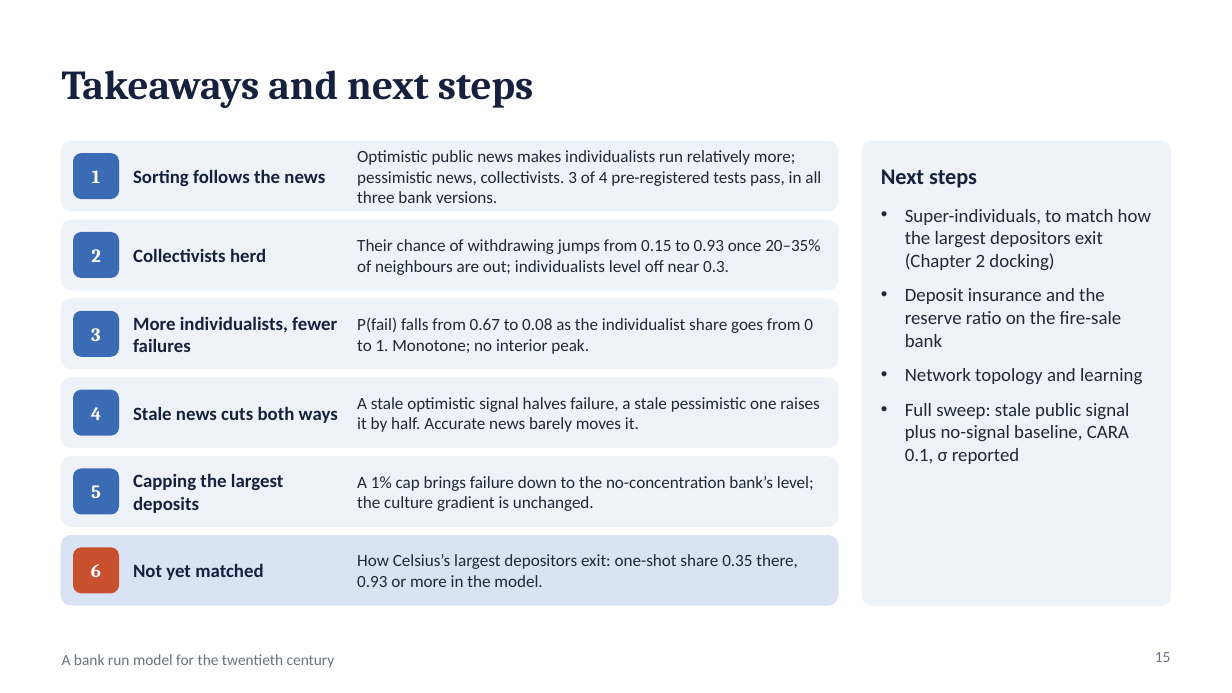
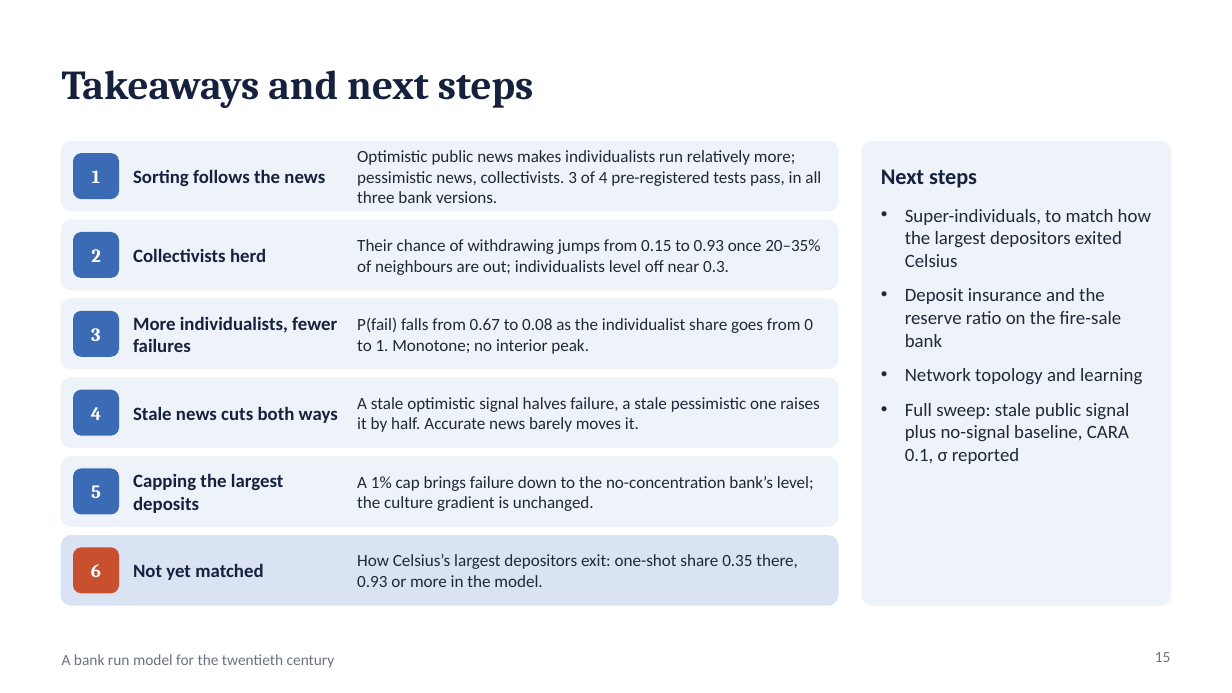
Before and after one commit to wlstover/BankRuns5, a slide deck: slide 15 of docs/deck_2026-10-26_seminar.pptx. Drawn at 1232x693 pixels with LibreOffice and Linux fonts; fonts in the diff are those of the drawing. Boxes give left, top, right and bottom in pixels: in the first picture for what was removed or moved away, otherwise in the second. Text is boxed around its words. In the diff, an @@ line names an element or a change of style, - is before the commit and + after.

```diff
--- a/docs/deck_2026-10-26_seminar.pptx
+++ b/docs/deck_2026-10-26_seminar.pptx
@@ text at <box>905,209,1151,267</box>: text changed @@
-• Super-individuals, to match how the largest depositors exit (Chapter 2 docking)
+• Super-individuals, to match how the largest depositors exited Celsius
```
Also in this commit, not shown: 2 other slides changed, 2 other files.
